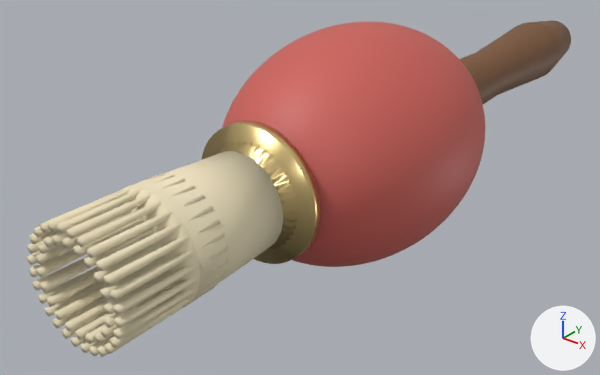
The glTF model tools.glb as it was, and as the next commit left it.
Both versions are drawn from a camera (50 mm lens) standing at (0.594, -0.465, 0.438) and looking at (-0.082, 0.381, -0.086). Arrows for +X, +Y and +Z are at lower right; the lights stay in place. The first picture is the older version. Vertices at exactly the same position are counted once.

The older version as bpy lines, for what is in view:
```python
me_cone = bpy.data.meshes.new('Cone')
me_cone.from_pydata(...)  # 1974 vertices, 3732 faces; spans x -0.088..0.088, y -0.072..1.08, z -0.088..0.088
# faces by material slot: [2364, 792, 576]
me_cone.materials.append(mat_bristle)  # beige #efe2bf
me_cone.materials.append(mat_brass)  # yellow #ebd090
me_cone.materials.append(mat_walnut)  # brown #7c5535
me_cone_052 = bpy.data.meshes.new('Cone.052')
me_cone_052.from_pydata(...)  # 2780 vertices, 5544 faces; spans x -0.158..0.158, y 0.0..0.66, z -0.158..0.158
# faces by material slot: [460, 92, 4992]
me_cone_052.materials.append(mat_blacky)  # dark grey #3f3f45
me_cone_052.materials.append(mat_steel)  # light grey #dadde1
me_cone_052.materials.append(mat_rubber)  # red #ce6159
ob_blow = bpy.data.objects.new('blow', me_cone_052)
ob_blow.location = (0.0, 0.0, 0.0)
ob_brush = bpy.data.objects.new('brush', me_cone)
ob_brush.location = (0.0, 0.0, 0.0)
```
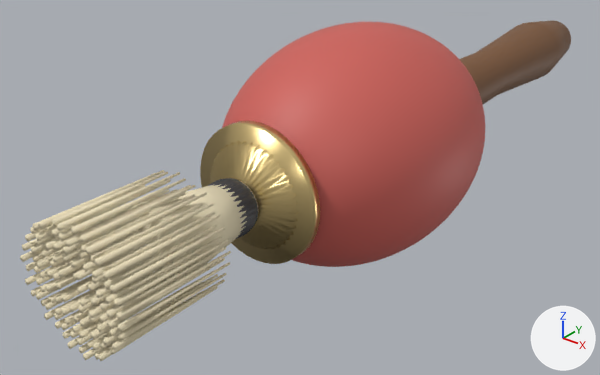
Boxes [x1, y1, x2, y2] around the edits, measured in the pictures (600 x 375 px):
'brush', reshaped (32% narrower, 28% shorter)
    before: [27, 20, 571, 357]
    after: [200, 20, 571, 264]
'brush_bristle', added (beige)
    after: [20, 170, 259, 361]
part 1 of me_cone, deleted (beige)
    before: [27, 151, 283, 357]

The edits, one by one:
me_cone is used by ob_brush; location (0.0, 0.0, 0.0).
me_cone had 1974 vertices, 3732 faces and spanned x -0.088..0.088, y -0.072..1.08, z -0.088..0.088.
me_cone no longer uses material mat_bristle (beige #efe2bf).
me_cone now has 692 vertices, 1368 faces and spans x -0.088..0.088, y 0.152..1.08, z -0.088..0.088.
me_cone part 1: 50 loose pieces with 1282 vertices, spanning x -0.071..0.071, y -0.072..0.17, z -0.071..0.071, are deleted.
Mesh me_cone_003 is new.
It has 1757 vertices, 3084 faces and spans x -0.073..0.073, y -0.079..0.17, z -0.074..0.073.
It uses material mat_bristle (beige #efe2bf).
Object 'brush_bristle' (ob_brush_bristle) is new; it shows me_cone_003.
Its location is (0.0, 0.0, 0.0).
